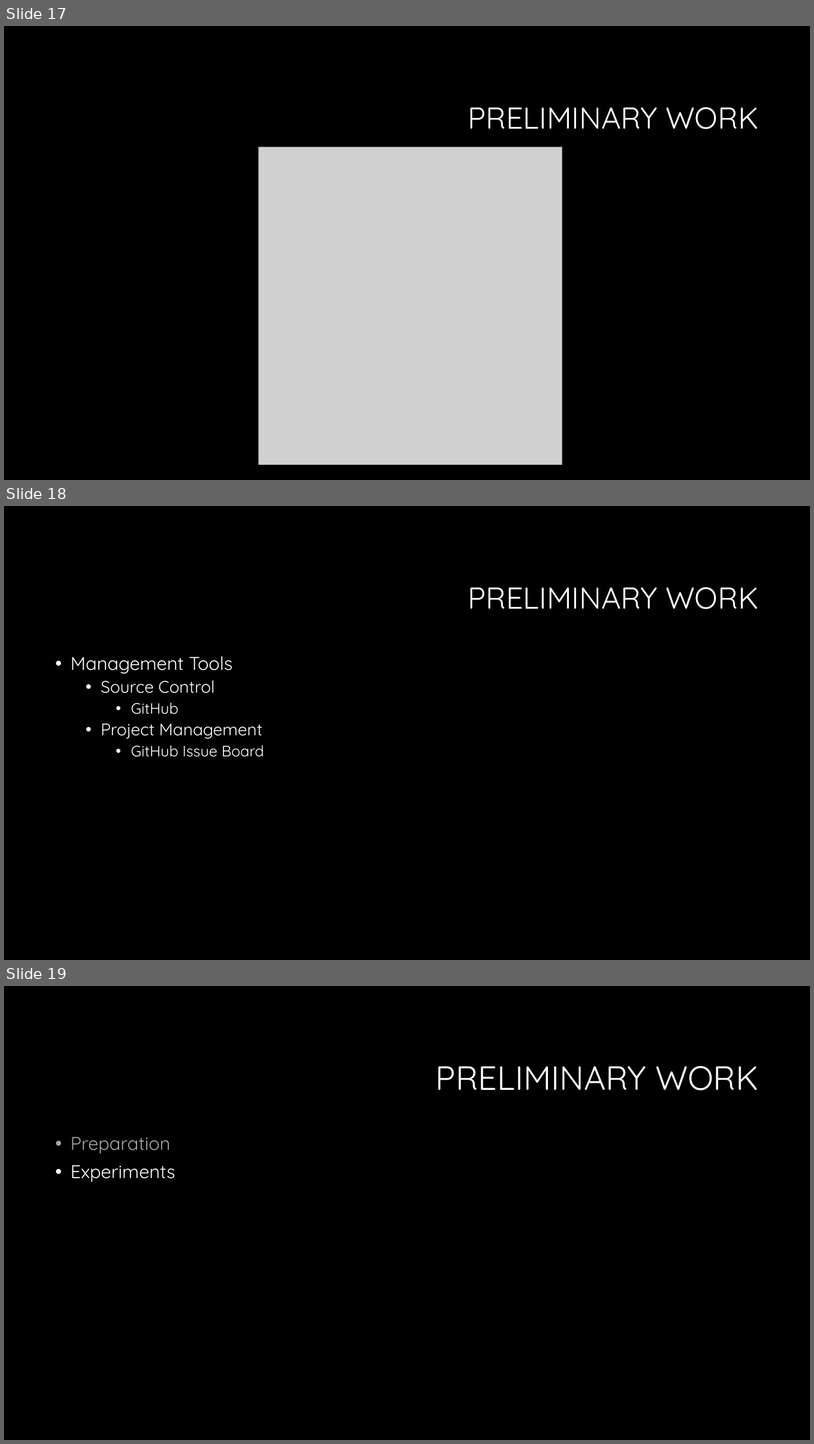
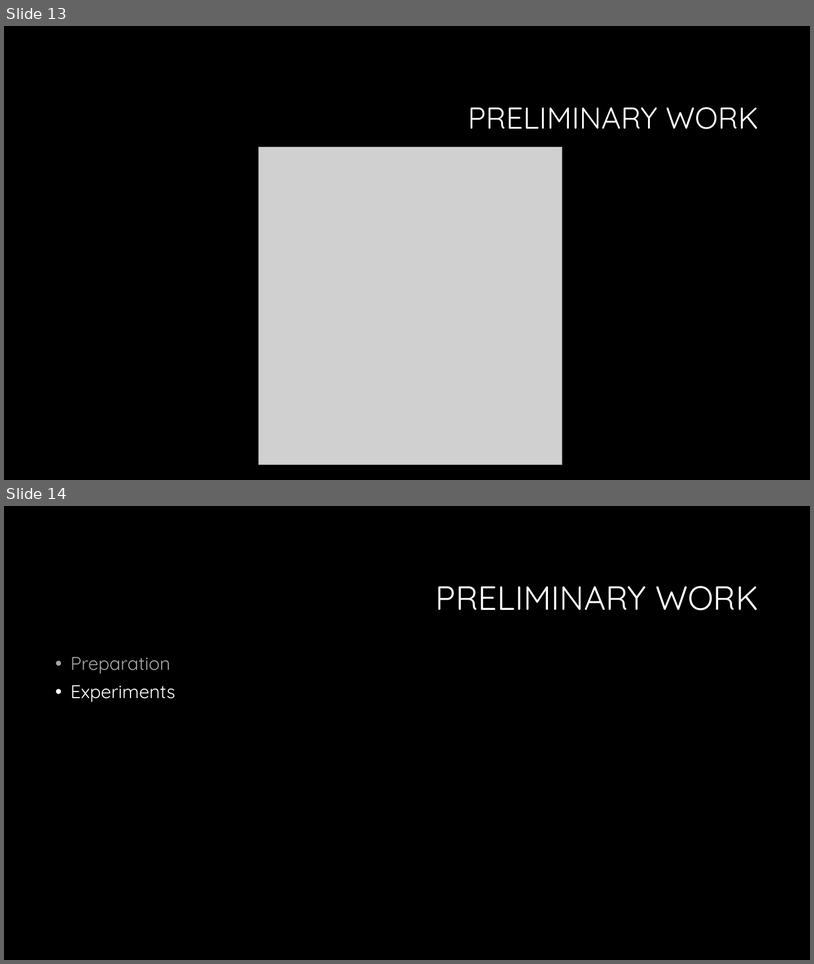
Before and after one commit to czifro-tech/instant-transmission, a slide deck: presentation/Thesis.pptx. Shown one above the other, each under a label of ours: slides 17, 18 and 19 before the commit, slides 13 and 14 after it. The pictures are 814x1444 and 814x964 pixels, drawn with LibreOffice and Linux fonts; fonts in the diff are those of the drawing; grey boxes stand for pictures; background and template pictures are left out. Boxes give left, top, right and bottom in pixels: in the first picture for what was removed or moved away, otherwise in the second. Text is boxed around its words. In the diff, an @@ line names an element or a change of style, - is before the commit and + after.

```diff
--- a/presentation/Thesis.pptx
+++ b/presentation/Thesis.pptx
@@ slide 18 removed at <box>4,506,810,960</box>, background #000000 @@
@@ title removed at <box>468,587,759,609</box> @@
-PRELIMINARY WORK
@@ text removed at <box>71,656,264,757</box> @@
-• Management Tools
-  • Source Control
-    • GitHub
-  • Project Management
-    • GitHub Issue Board
@@ what was slide 17 is now slide 13 @@
@@ what was slide 19 is now slide 14 @@
```
Also in this commit, not shown: 5 slides changed, 4 other slides removed.
